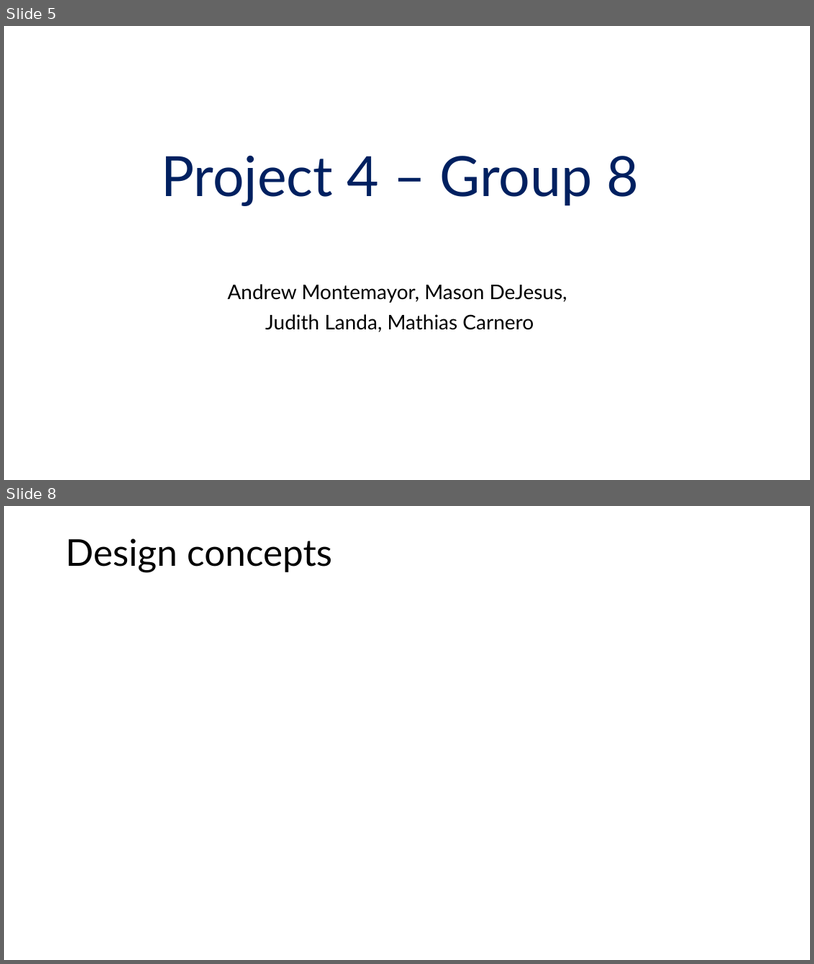
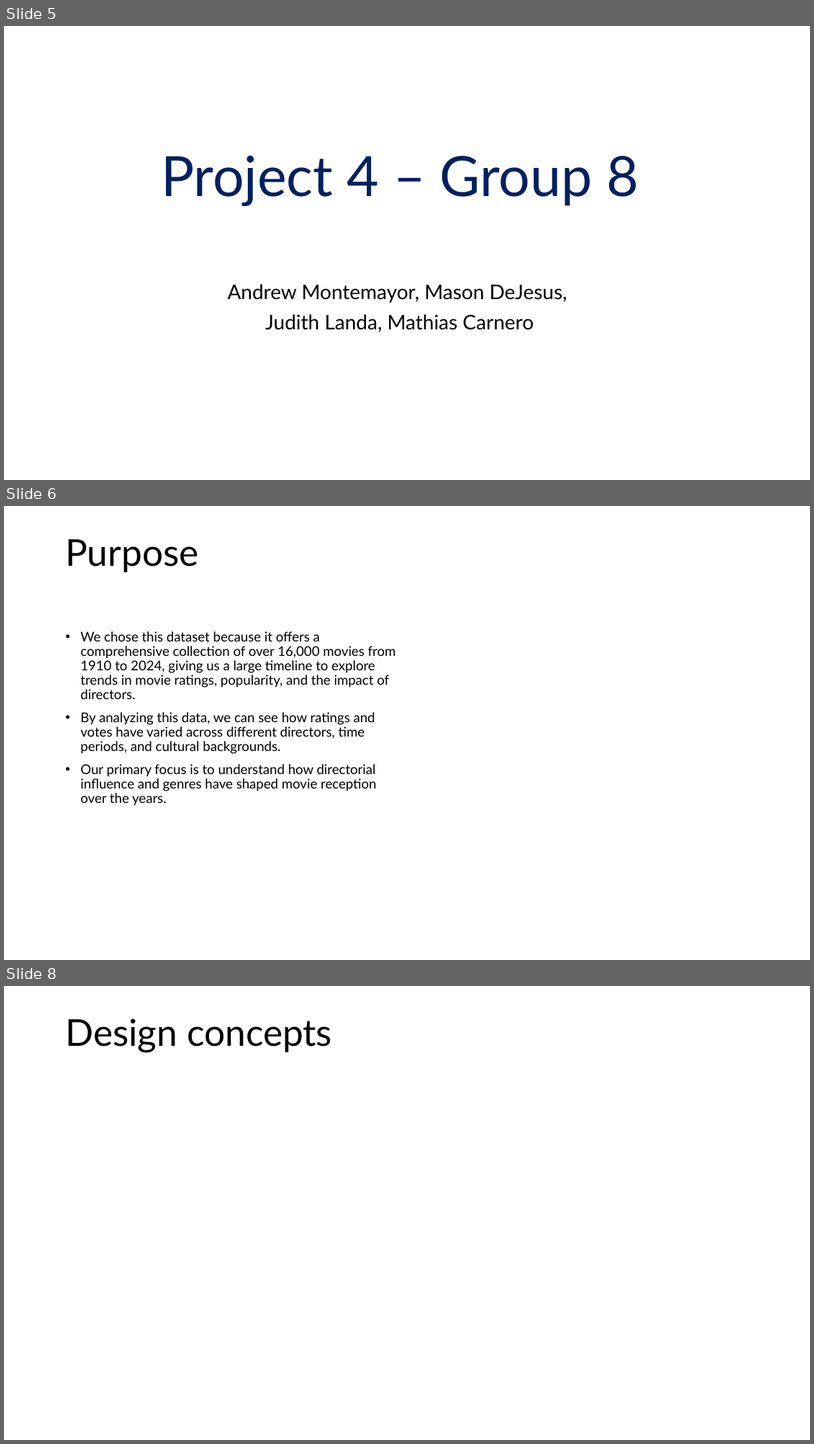
Before and after one commit to ajmonte0920/BootCamp24-project-4-group-08, a slide deck: Project 4_Group 8_Slide Deck.pptx. Shown one above the other, each under a label of ours: slides 5 and 8 before the commit, slides 5, 6 and 8 after it; the slides between them are not shown. The pictures are 814x964 and 814x1444 pixels, drawn with LibreOffice and Linux fonts; fonts in the diff are those of the drawing. Boxes give left, top, right and bottom in pixels: in the first picture for what was removed or moved away, otherwise in the second. Text is boxed around its words. In the diff, an @@ line names an element or a change of style, - is before the commit and + after.

```diff
--- a/Project 4_Group 8_Slide Deck.pptx
+++ b/Project 4_Group 8_Slide Deck.pptx
@@ slide 6 added at <box>4,506,810,960</box>, background #FFFFFF @@
@@ title added at <box>65,539,198,572</box>, 44 pt, text #000000 @@
+Purpose
@@ text added at <box>80,631,396,806</box>, 16 pt, text #000000 @@
+• We chose this dataset because it offers a comprehensive collection of over 16,000 movies from 1910 to 2024, giving us a large timeline to explore trends in movie ratings, popularity, and the impact of directors.
+• By analyzing this data, we can see how ratings and votes have varied across different directors, time periods, and cultural backgrounds.
+• Our primary focus is to understand how directorial influence and genres have shaped movie reception over the years.
```
Also in this commit, not shown: 4 slides changed, 3 other slides added, 3 slides removed, 8 other files.
